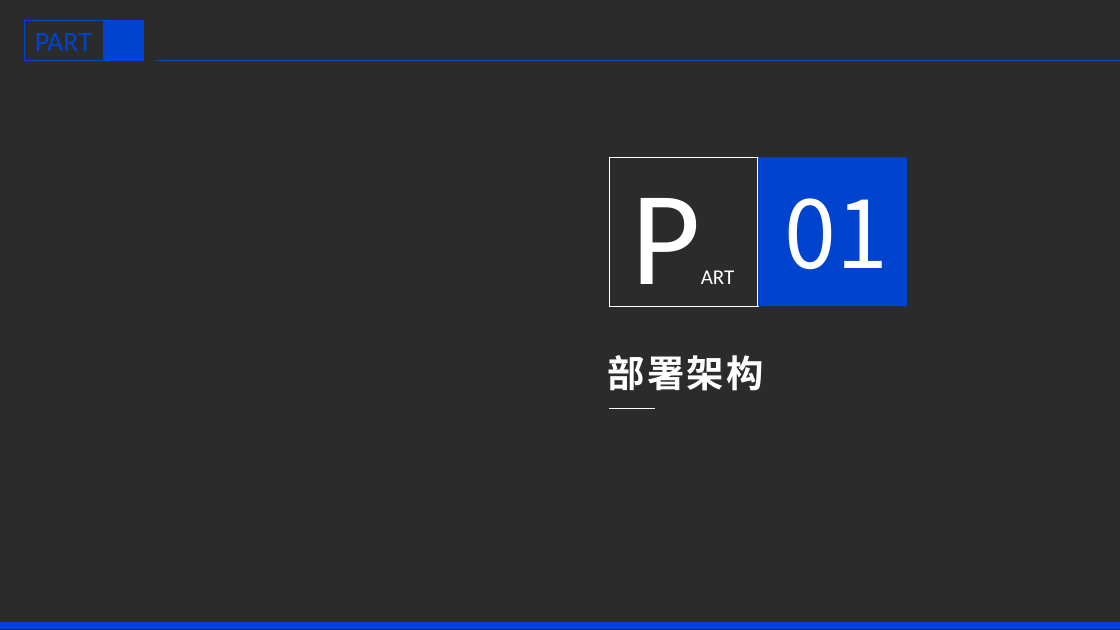
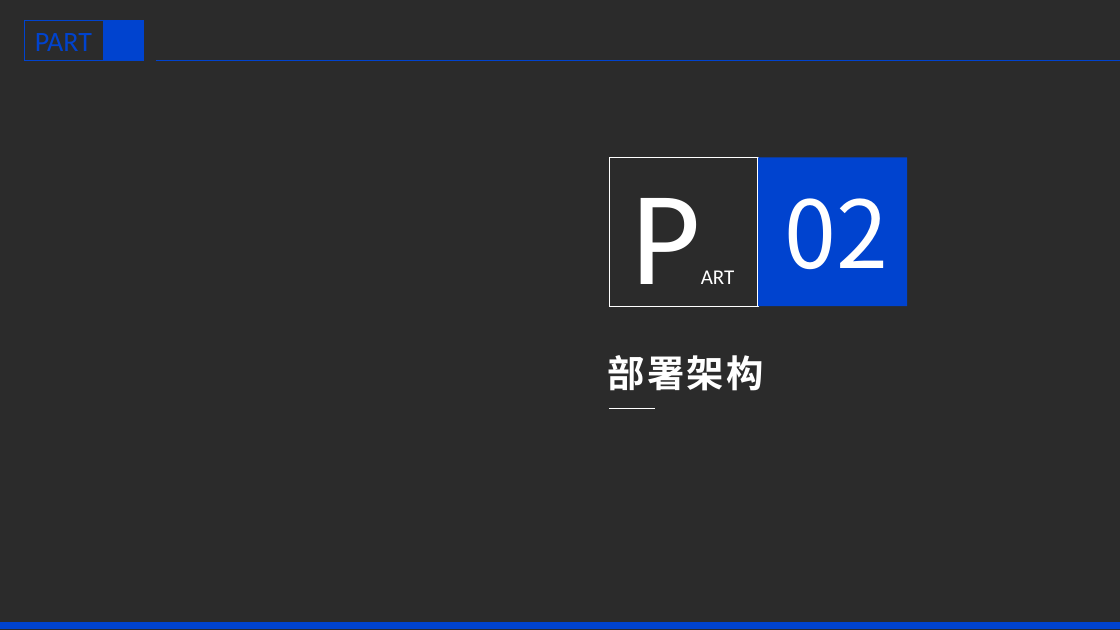
Before and after one commit to ahua8522/clickhouse-demo, a slide deck: slide 13 of src/main/resources/Clickhouse分享.pptx. Drawn at 1120x630 pixels with LibreOffice and Linux fonts; fonts in the diff are those of the drawing; background and template pictures are left out; a plain dark background stands for a picture behind light text. Boxes give left, top, right and bottom in pixels: in the first picture for what was removed or moved away, otherwise in the second. Text is boxed around its words. In the diff, an @@ line names an element or a change of style, - is before the commit and + after.

```diff
--- a/src/main/resources/Clickhouse分享.pptx
+++ b/src/main/resources/Clickhouse分享.pptx
@@ text at bbox=[784, 198, 888, 270]: text changed @@
-01
+02
```
Also in this commit, not shown: 5 other slides changed, 2 slides added, 8 other files.
